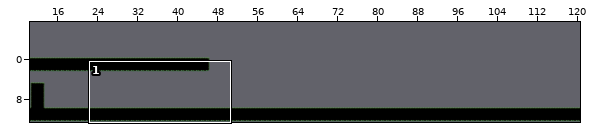
Tiled map, stored at Assets/Levels/ModoAvancado/Tutorial Habilidades.tmx. Above, an overview of the earlier version with the close-up marked.
Close-up. Earlier state:
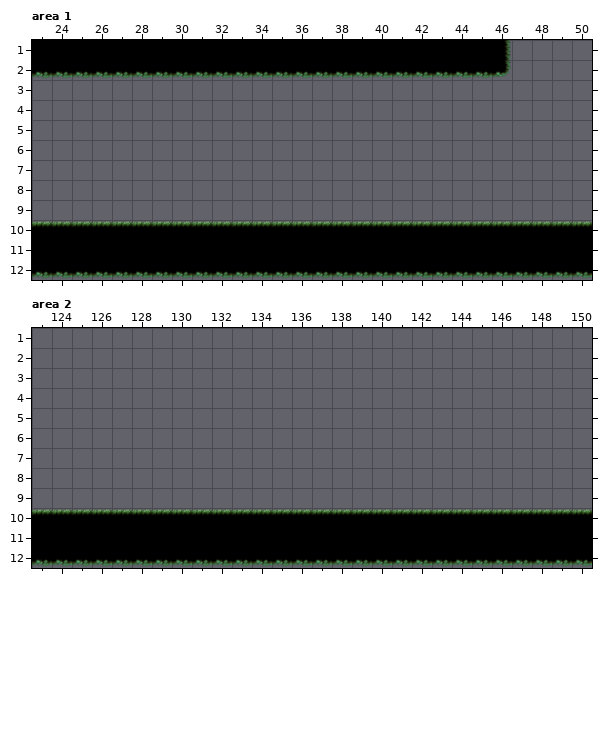
Cells are 128x128 px. Shown: area 1 x 23..50, y 1..12; area 2 x 123..150, y 1..12. The commit also changed other parts of the map, which this record leaves out. The old version is drawn lined up with the new one.
The same view after the edit:
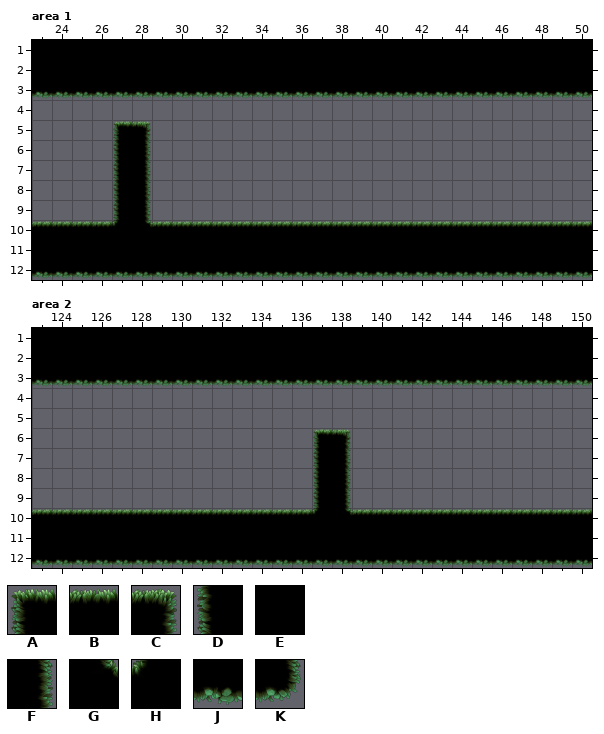
Key: from "MossyTileSet": A 0, B 1, C 2, D 7, E 8, F 9, G 11, H 12, J 15, K 16.
_ is an empty cell.
Diff:
map size 200x50 -> 275x13 cells (old content now starts at 0,-17; both pictures use the new coordinates)
Layer "Camada de Blocos 1", area 1:
The edit adds tile A in row 5 at x 27.
The edit adds tile C in row 5 at x 28.
The edit adds tile D in rows 6 to 9 at x 27.
Tile F gives way to tile E in row 1 at x 46.
Tile J gives way to tile E in row 2 at x 23 to 45.
Tile K gives way to tile E in row 2 at x 46.
The edit adds tile E in rows 1 to 2 at x 47 to 50.
The edit adds tile F in rows 6 to 9 at x 28.
Tile B gives way to tile G in row 10 at x 28.
Tile B gives way to tile H in row 10 at x 27.
The edit adds tile J in row 3 at x 23 to 50.
Layer "Camada de Blocos 1", area 2:
The edit adds tile A in row 6 at x 137.
The edit adds tile C in row 6 at x 138.
The edit adds tile D in rows 7 to 9 at x 137.
The edit adds tile E in rows 1 to 2 at x 123 to 150.
The edit adds tile F in rows 7 to 9 at x 138.
Tile B gives way to tile G in row 10 at x 138.
Tile B gives way to tile H in row 10 at x 137.
The edit adds tile J in row 3 at x 123 to 150.
